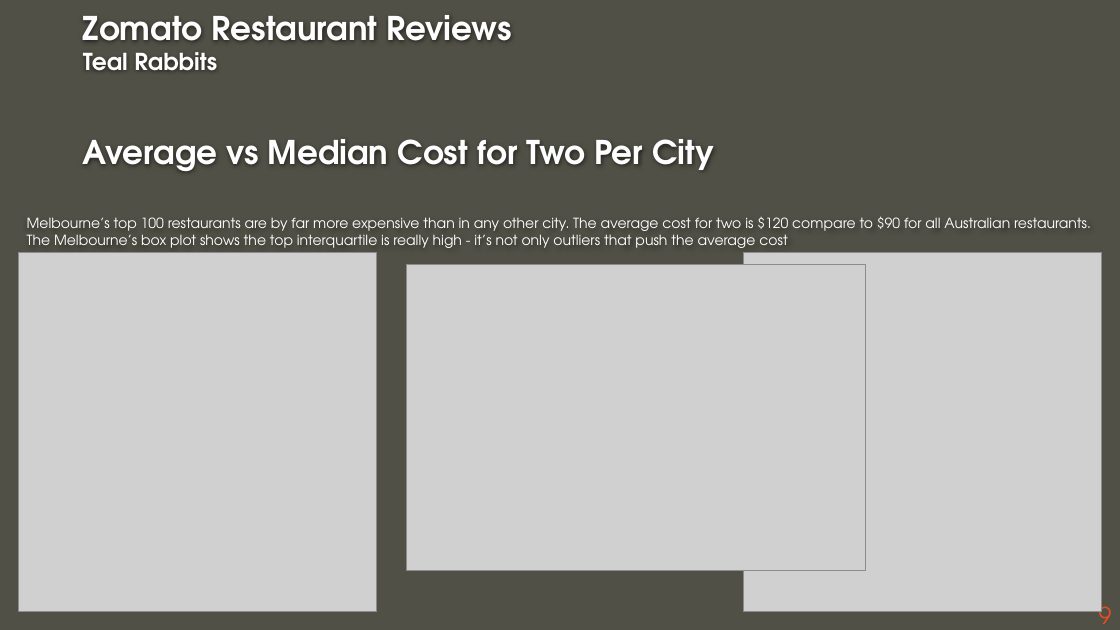
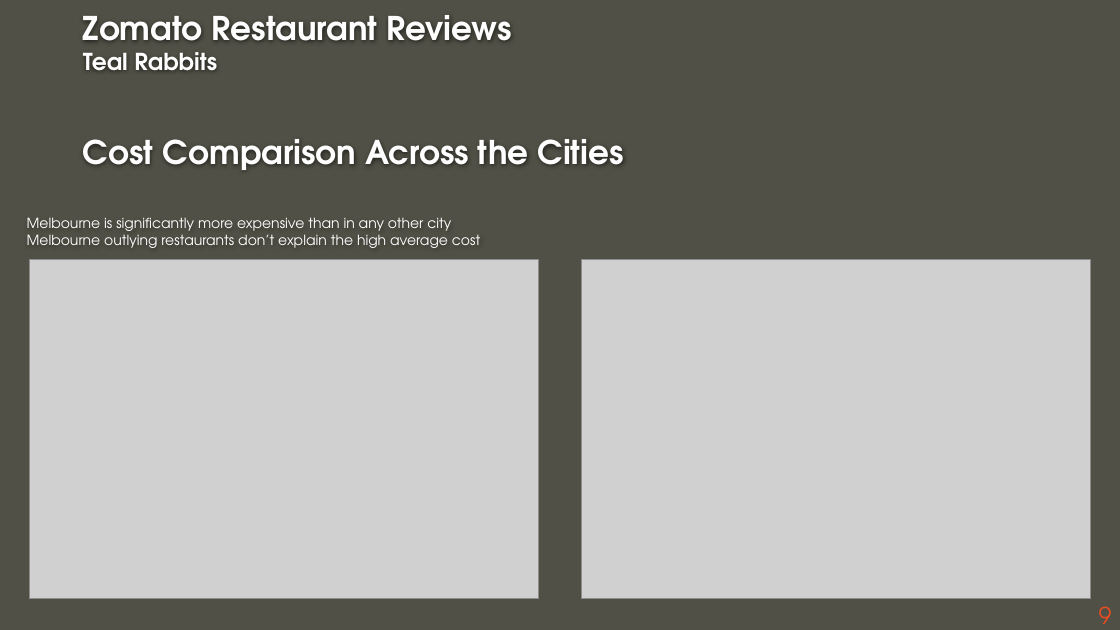
Before and after one commit to ashdrayton/Zomato-Restaurants-Reviews, a slide deck: slide 9 of Final notebooks/Zomato_Presentation_EW_20200712.pptx. Drawn at 1120x630 pixels with LibreOffice and Linux fonts; fonts in the diff are those of the drawing; grey boxes stand for pictures; background and template pictures are left out. Boxes give left, top, right and bottom in pixels: in the first picture for what was removed or moved away, otherwise in the second. Text is boxed around its words. In the diff, an @@ line names an element or a change of style, - is before the commit and + after.

```diff
--- a/Final notebooks/Zomato_Presentation_EW_20200712.pptx
+++ b/Final notebooks/Zomato_Presentation_EW_20200712.pptx
@@ title at [83,15,624,170]: text changed @@
-Zomato Restaurant Reviews
-Teal Rabbits
-Average vs Median Cost for Two Per City
+Zomato Restaurant Reviews
+Teal Rabbits
+Cost Comparison Across the Cities
@@ text at [27,217,480,248]: text changed @@
-Melbourne’s top 100 restaurants are by far more expensive than in any other city. The average cost for two is $120 compare to $90 for all Australian restaurants.
-The Melbourne’s box plot shows the top interquartile is really high - it’s not only outliers that push the average cost
+Melbourne is significantly more expensive than in any other city
+Melbourne outlying restaurants don’t explain the high average cost
@@ picture: place and size @@
-picture at [18,253,376,611]
+picture at [29,260,538,599]
@@ picture: place and size @@
-picture at [407,265,865,571]
+picture at [582,260,1091,599]
@@ picture removed at [744,253,1102,611] @@
```
Also in this commit, not shown: 6 other slides changed, 4 slides added, 3 slides removed, 5 other files.
